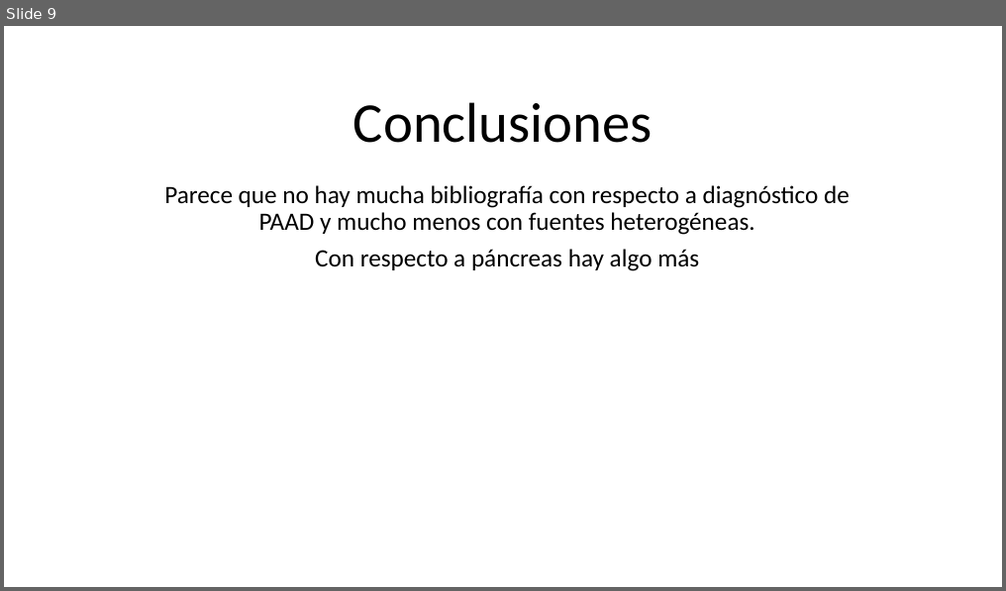
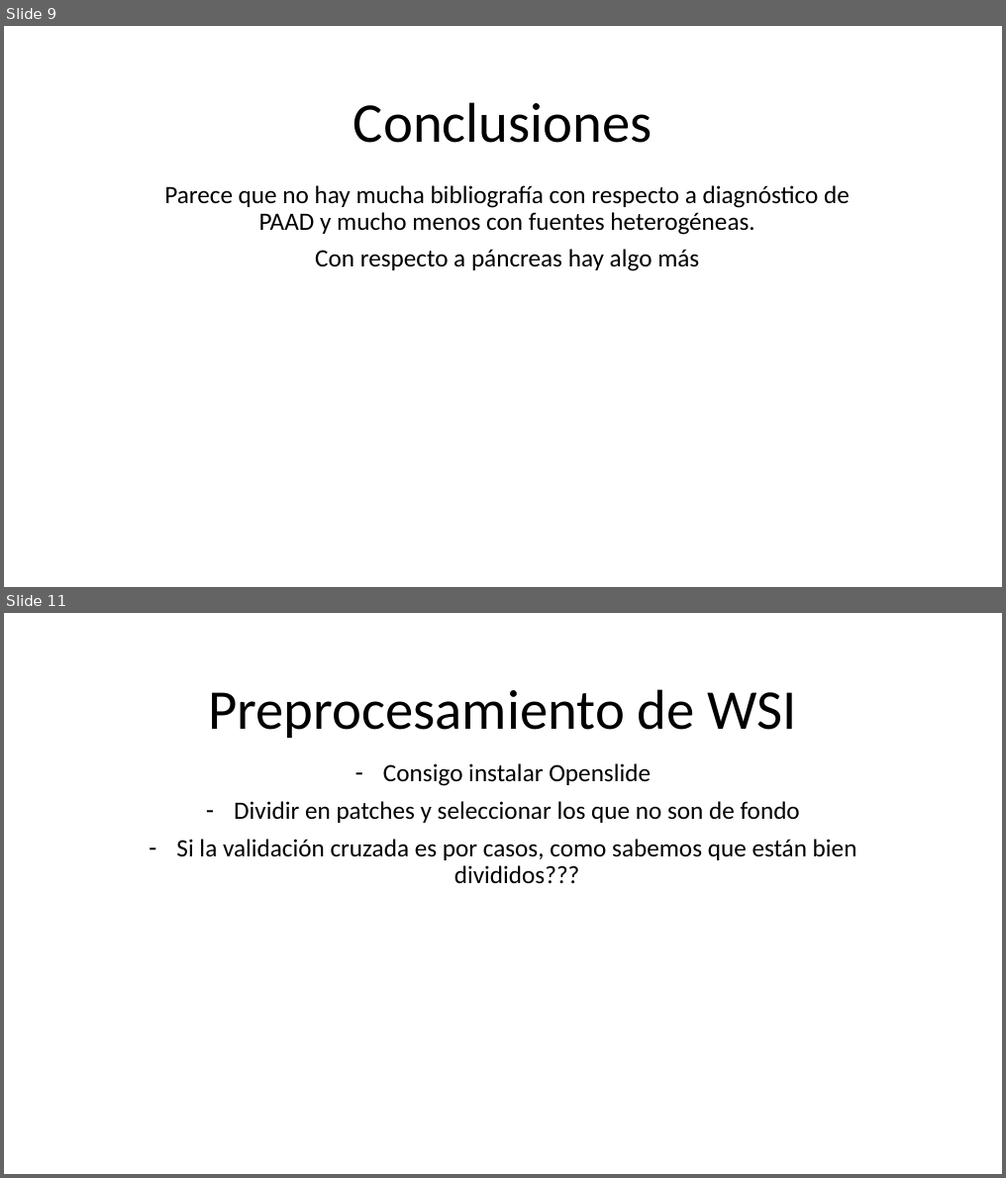
Before and after one commit to alejandroborj/heterogeneous-data, a slide deck: pregunta.pptx. Shown one above the other, each under a label of ours: slide 9 before the commit, slides 9 and 11 after it; the slides between them are not shown. The pictures are 1006x591 and 1006x1178 pixels, drawn with LibreOffice and Linux fonts; fonts in the diff are those of the drawing. Boxes give left, top, right and bottom in pixels: in the first picture for what was removed or moved away, otherwise in the second. Text is boxed around its words. In the diff, an @@ line names an element or a change of style, - is before the commit and + after.

```diff
--- a/pregunta.pptx
+++ b/pregunta.pptx
@@ slide 11 added at <box>4,613,1002,1174</box>, background #FFFFFF @@
@@ title added at <box>209,689,797,738</box>, 54 pt, text #000000 @@
+Preprocesamiento de WSI
@@ subtitle added at <box>176,763,857,883</box>, 24 pt, text #000000 @@
+– Consigo instalar Openslide
+– Dividir en patches y seleccionar los que no son de fondo
+– Si la validación cruzada es por casos, como sabemos que están bien divididos???
```
Also in this commit, not shown: 4 other slides added, 1 slide removed, 7 other files.
